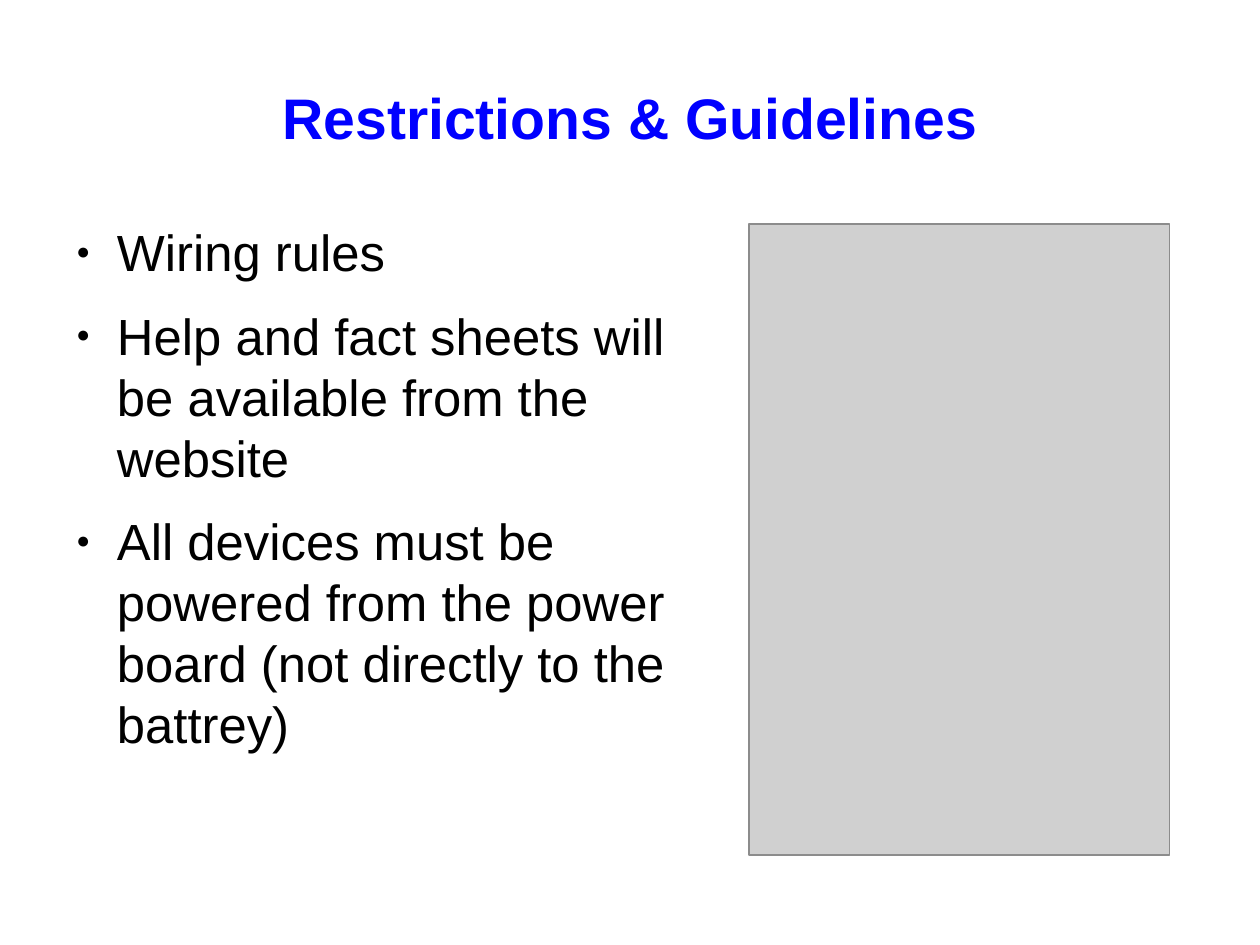
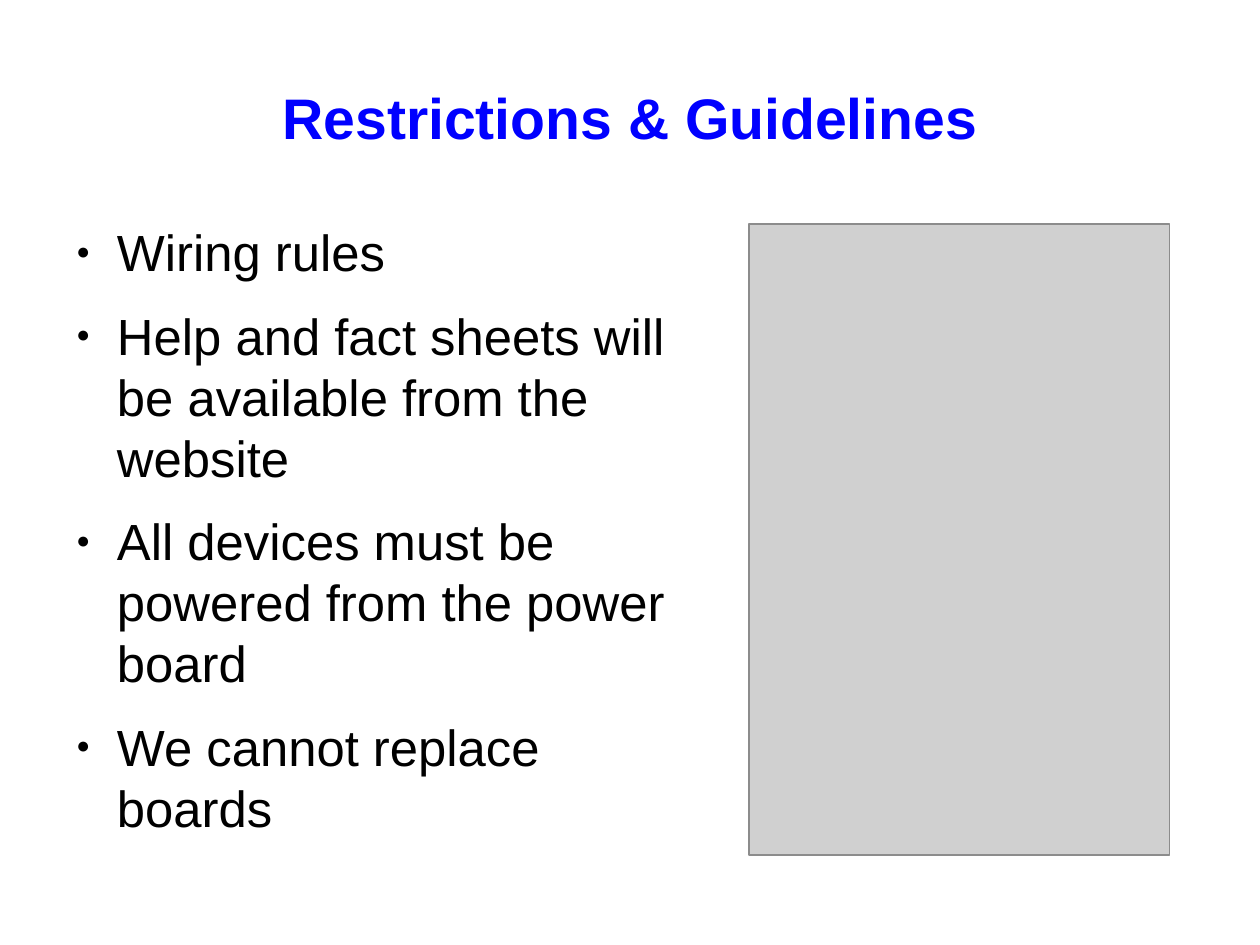
Before and after one commit to srobo/subversion-archive, a slide deck: slide 22 of KickStart/kickstart-08/presentations/kickstart-elec-presentation.odp (slide 20 before the commit). Drawn at 1260x945 pixels with LibreOffice and Linux fonts; fonts in the diff are those of the drawing; grey boxes stand for pictures. Boxes give left, top, right and bottom in pixels: in the first picture for what was removed or moved away, otherwise in the second. Text is boxed around its words. In the diff, an @@ line names an element or a change of style, - is before the commit and + after.

```diff
--- a/KickStart/kickstart-08/presentations/kickstart-elec-presentation.odp
+++ b/KickStart/kickstart-08/presentations/kickstart-elec-presentation.odp
@@ text at bbox=[117, 523, 664, 828]: text changed @@
-● All devices must be powered from the power board (not directly to the battrey)
+● All devices must be powered from the power board
+● We cannot replace boards
```
Also in this commit, not shown: 5 other slides changed, 4 slides added, 2 slides removed.
